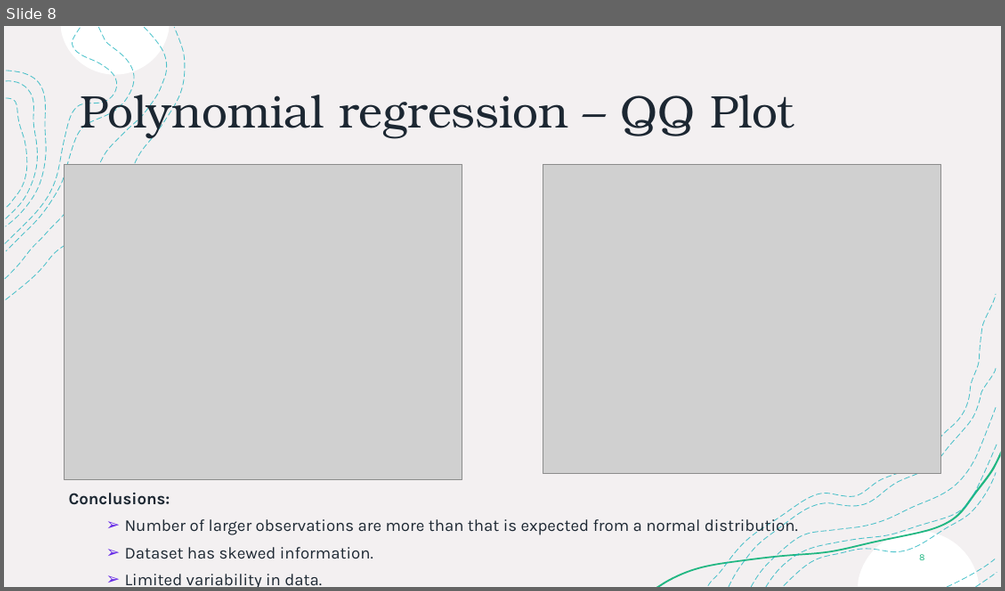
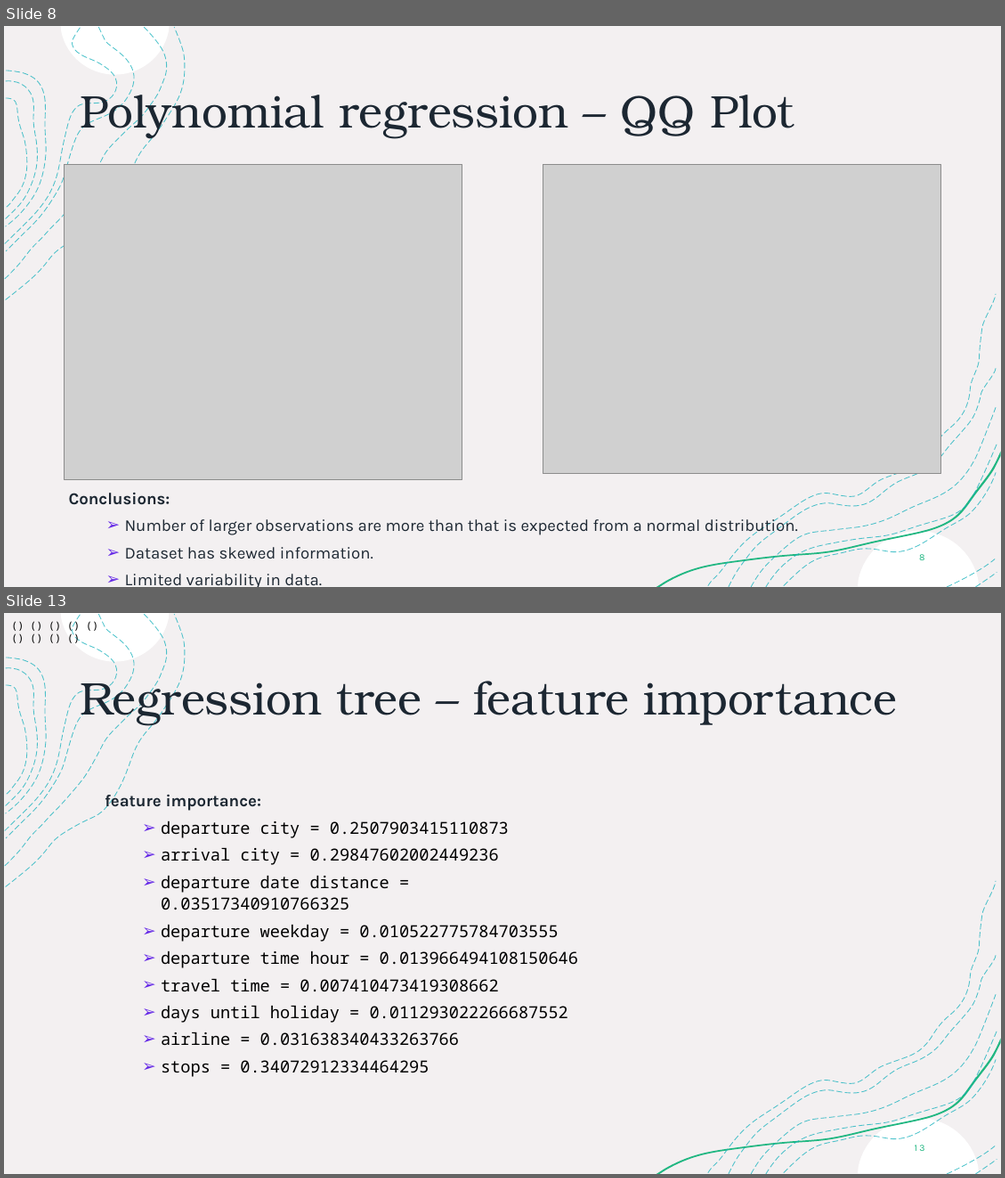
Before and after one commit to joss-thu/MLProj-GermanAirFares, a slide deck: ML-Project.pptx. Shown one above the other, each under a label of ours: slide 8 before the commit, slides 8 and 13 after it; the slides between them are not shown. The pictures are 1005x591 and 1005x1178 pixels, drawn with LibreOffice and Linux fonts; fonts in the diff are those of the drawing; grey boxes stand for pictures. Boxes give left, top, right and bottom in pixels: in the first picture for what was removed or moved away, otherwise in the second. Text is boxed around its words. In the diff, an @@ line names an element or a change of style, - is before the commit and + after.

```diff
--- a/ML-Project.pptx
+++ b/ML-Project.pptx
@@ slide 13 added at [4,613,1001,1174], background #FFFFFF; not listed: 18 template elements that a slide beside it also shows @@
@@ text added at [4,622,108,642], 10 pt, text #000000 @@
+() () () () () () () () ()
@@ title added at [80,672,897,726], 44 pt, text #1C2732 @@
+Regression tree – feature importance
@@ text added at [105,792,578,1077], 16 pt, text #000000 @@
+feature importance:
+  ➢ departure city = 0.2507903415110873
+  ➢ arrival city = 0.29847602002449236
+  ➢ departure date distance = 0.03517340910766325
+  ➢ departure weekday = 0.010522775784703555
+  ➢ departure time hour = 0.013966494108150646
+  ➢ travel time = 0.007410473419308662
+  ➢ days until holiday = 0.011293022266687552
+  ➢ airline = 0.031638340433263766
+  ➢ stops = 0.34072912334464295
@@ page number added at [914,1144,925,1151], 9 pt, text #21B782 @@
+13
```
Also in this commit, not shown: 1 slide changed, 11 other slides added, 1 slide removed, 2 other files.
